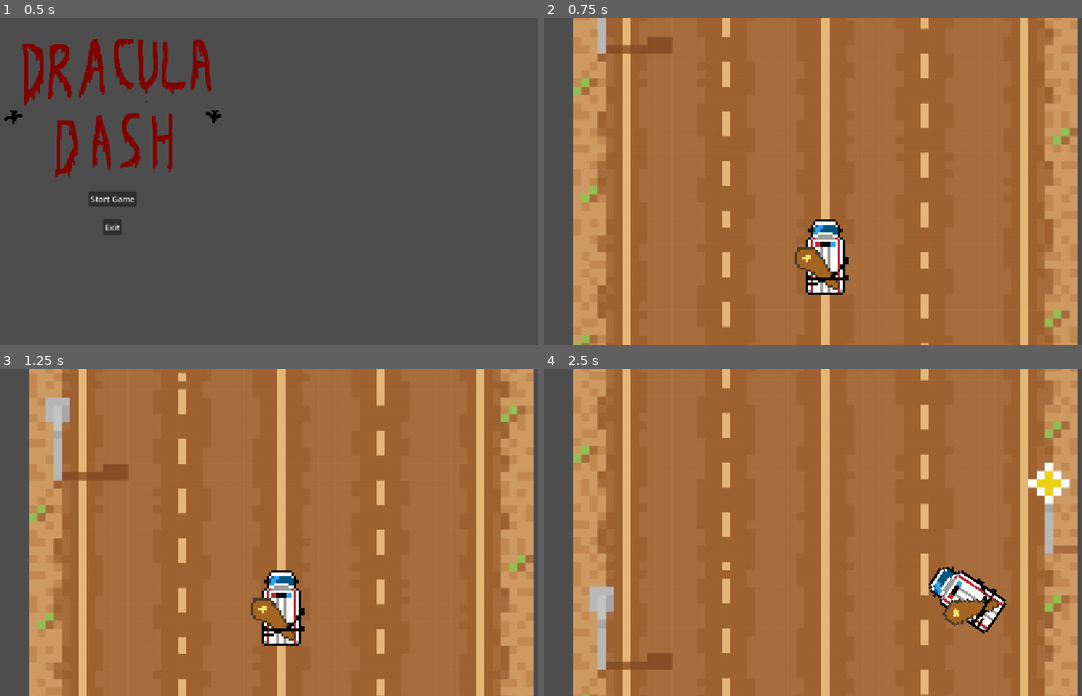
Above: before the commit, frames 1-4 (two rows, left to right).
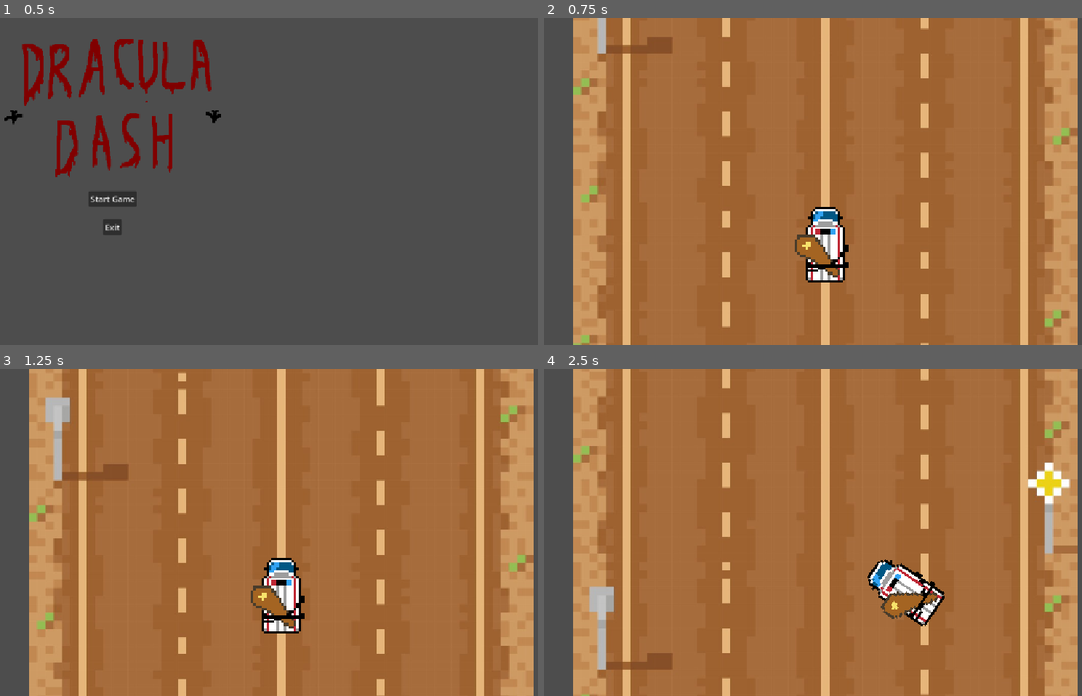
Above: after the commit, the same moments.

Repository: danielcannell/dracula-dash
Game: Godot game, scene res://scenes/title.tscn
Two runs of this game, one before a commit and one after it. Both use one fixed random seed, a clock stepped at 60 frames per second and the inputs below.
Inputs:
- Up to frame 1 (0.5 s): no input
- Up to frame 2 (0.75 s): click "Start Game" at 0.5 s
- Up to frame 3 (1.25 s): no input
- Up to frame 4 (2.5 s): hold Right (turn_right) 1.28-2.03 s; hold Left (turn_left) from 2.03 s (still down)

Frame 1 is identical in both runs. In frame 2, 1.6% of the frame differs, in the area x 46-57%, y 57-85%; in frame 3, 1.6%; in frame 4, 3.2%, in the area x 60-86%, y 58-81%.

Commit message:
Use a circular collision area for Dracula

Diff:
--- a/scenes/dracula.tscn
+++ b/scenes/dracula.tscn
@@ -3,16 +3,15 @@
 [ext_resource type="Script" uid="uid://uy3vauh8sdkx" path="res://scripts/dracula.gd" id="1_bwuyn"]
 [ext_resource type="Texture2D" uid="uid://6s74t6d6w7m2" path="res://art/ambulance.png" id="2_bwuyn"]
 
-[sub_resource type="CapsuleShape2D" id="CapsuleShape2D_bwuyn"]
+[sub_resource type="CircleShape2D" id="CircleShape2D_0wfyh"]
 
 [node name="Dracula" type="CharacterBody2D" unique_id=199222267]
 script = ExtResource("1_bwuyn")
 
 [node name="Sprite2D" type="Sprite2D" parent="." unique_id=166284994]
 texture_filter = 1
-position = Vector2(0, 10)
+position = Vector2(0, 5)
 texture = ExtResource("2_bwuyn")
 
 [node name="CollisionShape2D" type="CollisionShape2D" parent="." unique_id=1269495273]
-position = Vector2(0, 10)
-shape = SubResource("CapsuleShape2D_bwuyn")
+shape = SubResource("CircleShape2D_0wfyh")
